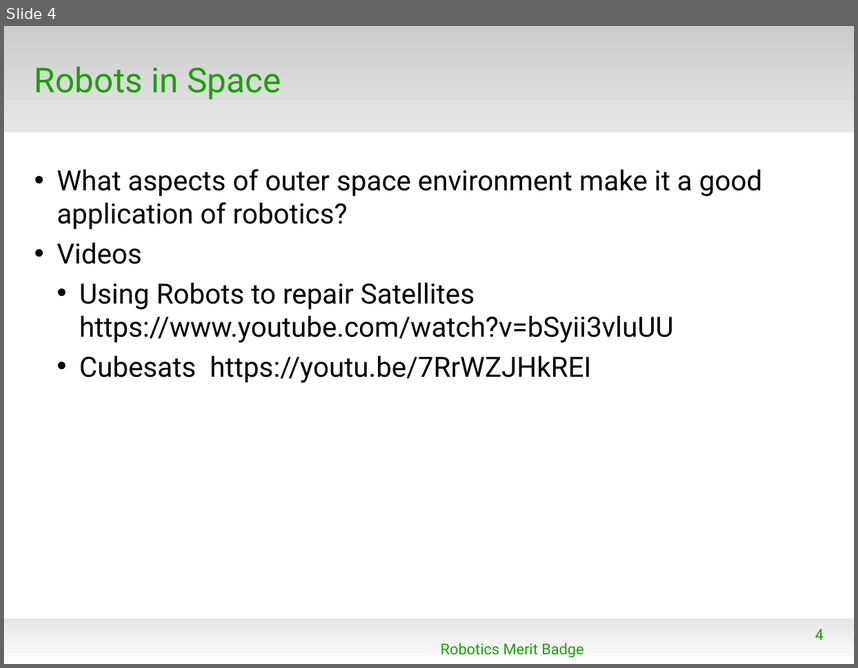
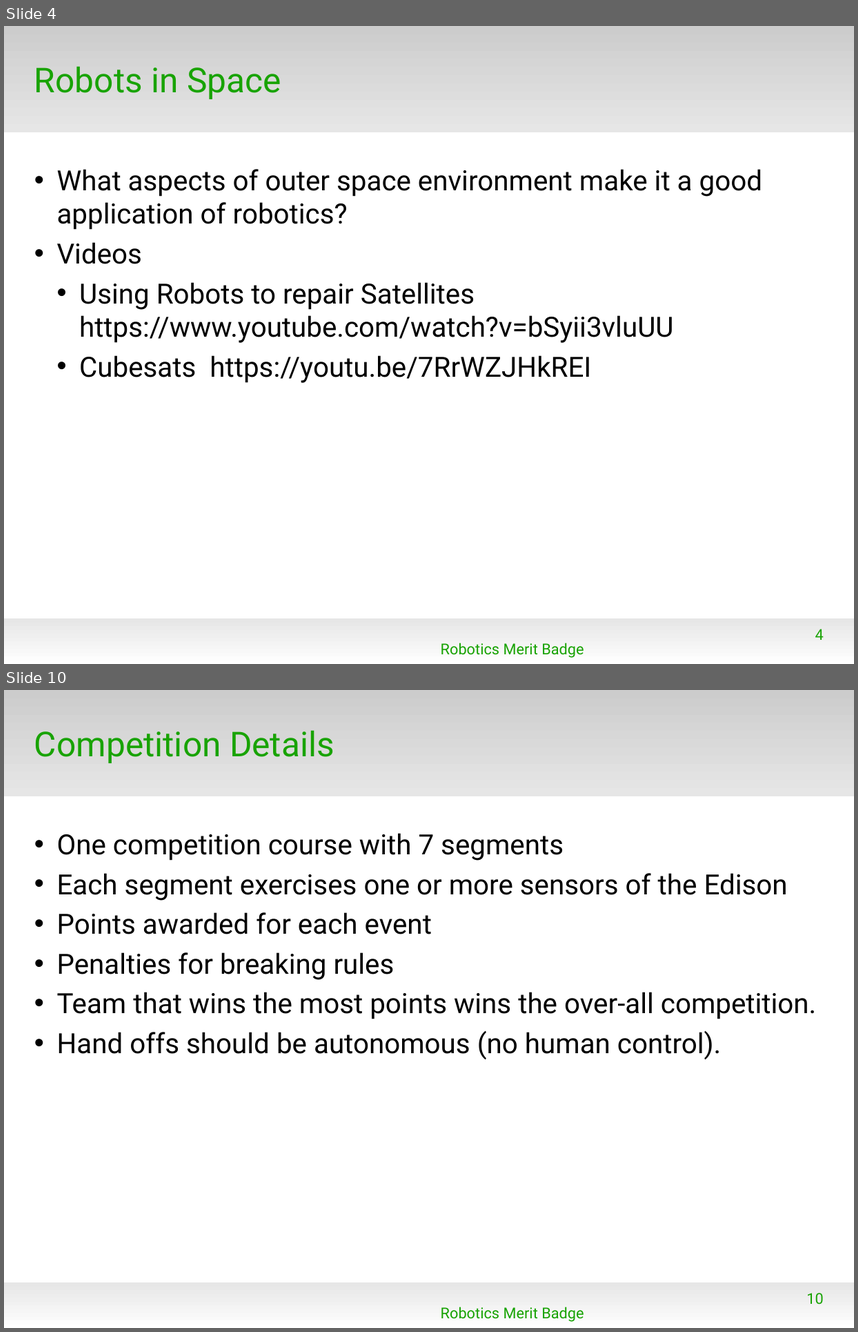
Before and after one commit to mcli/RoboticsMB, a slide deck: doc/RMB_Session3.odp. Shown one above the other, each under a label of ours: slide 4 before the commit, slides 4 and 10 after it; the slides between them are not shown. The pictures are 858x668 and 858x1332 pixels, drawn with LibreOffice and Linux fonts; fonts in the diff are those of the drawing; background and template pictures are left out. Boxes give left, top, right and bottom in pixels: in the first picture for what was removed or moved away, otherwise in the second. Text is boxed around its words. In the diff, an @@ line names an element or a change of style, - is before the commit and + after.

```diff
--- a/doc/RMB_Session3.odp
+++ b/doc/RMB_Session3.odp
@@ slide 10 added at (4, 690, 854, 1328), background #FFFFFF; not listed: 2 template elements that a slide beside it also shows @@
@@ title added at (34, 730, 335, 763), 32 pt, text #18A303 @@
+Competition Details
@@ text added at (57, 833, 816, 1059), 26 pt, text #000000 @@
+• One competition course with 7 segments
+• Each segment exercises one or more sensors of the Edison
+• Points awarded for each event
+• Penalties for breaking rules
+• Team that wins the most points wins the over-all competition.
+• Hand offs should be autonomous (no human control).
@@ text added at (441, 1306, 584, 1321), 14 pt, text #18A303 @@
+Robotics Merit Badge
@@ page number added at (806, 1292, 823, 1304), 14 pt, text #18A303 @@
+10
```
Also in this commit, not shown: 9 slides changed.
